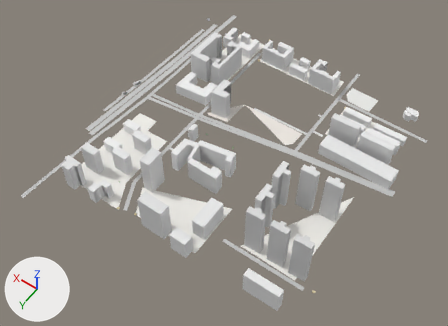
The glTF model white-model-six-districts/chunks/121_88_high.glb as it was, and as the next commit left it.
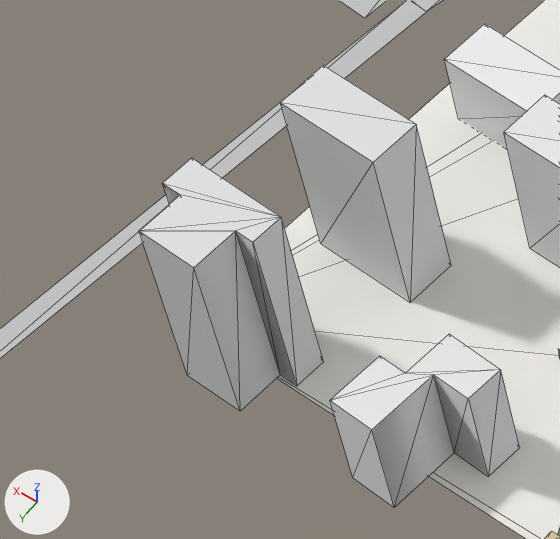
The first picture shows the older version from a 50 mm camera at (323.0, 7380.0, 880.0) aimed at (723.0, 6821.0, 1.0). The close-ups show the older and then the newer version on the part from 9% to 27% of the width and 41% to 64% of the height of that picture. Only the edits that show in the close-ups are written down. Every picture has the same lights, and +X, +Y and +Z are marked at lower left. The close-ups show mesh edges as thin lines. Vertices at exactly the same position are counted once.

The scene before the commit, as lines of its bpy script (objects in view):
```python
me_mesh_0 = bpy.data.meshes.new('Mesh_0')
me_mesh_0.from_pydata(...)  # 873 vertices, 942 faces; spans x 446.0..1002.0, y 6456.0..7078.0, z -16.0..89.0
me_mesh_0.materials.append(mat_material_0)
ob_mesh_0 = bpy.data.objects.new('Mesh_0', me_mesh_0)
ob_mesh_0.location = (0.0, 0.0, 0.0)
```
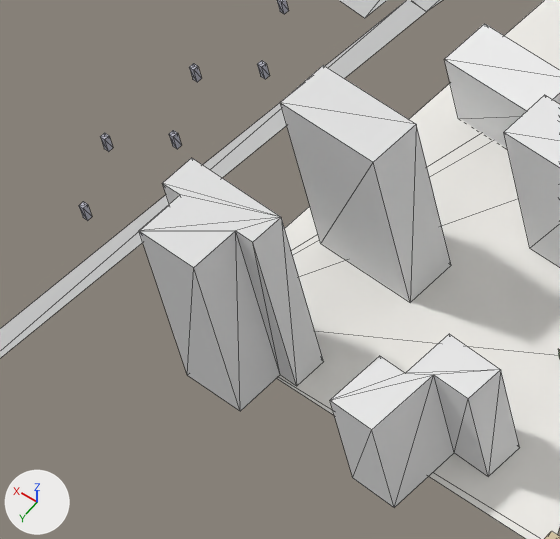
Boxes (x1, y1, x2, y2) around the edits, measured in the close-ups (560 x 539 px):
```json
{"part": 1, "of": "me_mesh_0", "change": "added", "after": [169, 130, 181, 149]}
{"part": 2, "of": "me_mesh_0", "change": "added", "after": [79, 202, 92, 221]}
{"part": 3, "of": "me_mesh_0", "change": "added", "after": [100, 133, 113, 152]}
{"part": 4, "of": "me_mesh_0", "change": "added", "after": [189, 0, 289, 82]}
```

The change, as JSON lines over the scene's bpy script:
```json
{"block": "me_mesh_0", "where": "# used by ob_mesh_0; location = (0.0, 0.0, 0.0)"}
{"op": "remove", "block": "me_mesh_0", "code": "me_mesh_0.from_pydata(...)  # 873 vertices, 942 faces; spans x 446.0..1002.0, y 6456.0..7078.0, z -16.0..89.0"}
{"op": "add", "block": "me_mesh_0", "code": "me_mesh_0.from_pydata(...)  # 969 vertices, 1054 faces; spans x 446.0..1007.0, y 6456.0..7078.0, z -16.0..89.0"}
{"block": "me_mesh_0", "change": "me_mesh_0 part 1: the loose piece of 8 vertices spanning x 818.0..822.0, y 6996.0..7000.0, z -15.0..-13.0 is copied, and the copy is scaled about its middle by (0.4, 0.4, 2.5), then moved by (161.0, -37.0, 0.0); it spans x 980.0..982.0, y 6960.0..6962.0, z -16.0..-11.0"}
{"block": "me_mesh_0", "change": "me_mesh_0 part 2: the loose piece of 8 vertices spanning x 818.0..822.0, y 6996.0..7000.0, z -15.0..-13.0 is copied, and the copy is scaled about its middle by (0.4, 0.4, 2.5), then moved by (163.0, -7.0, 0.0); it spans x 982.0..984.0, y 6990.0..6992.0, z -16.0..-11.0"}
{"block": "me_mesh_0", "change": "me_mesh_0 part 3: the loose piece of 8 vertices spanning x 818.0..822.0, y 6996.0..7000.0, z -15.0..-13.0 is copied, and the copy is scaled about its middle by (0.4, 0.4, 2.5), then moved by (174.0, -26.0, 0.0); it spans x 994.0..995.0, y 6971.0..6972.0, z -16.0..-11.0"}
{"block": "me_mesh_0", "change": "me_mesh_0 part 4: 24 vertices added at x 978.0..993.0, y 6911.0..6943.0, z -16.0..-11.0"}
{"block": "me_mesh_0", "change": "other edits to the shape of me_mesh_0 do not show in these pictures"}
```
